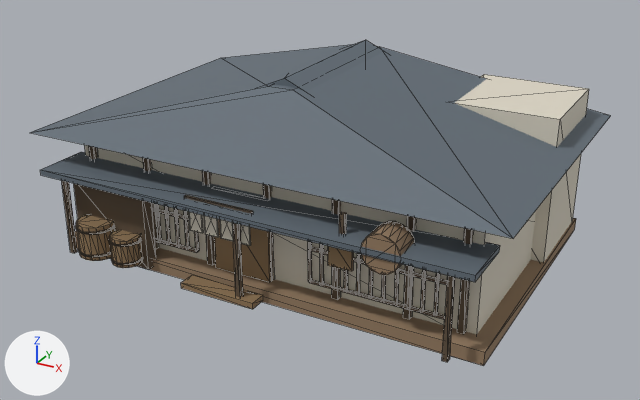
Renders of the glTF model godot/assets/models/asset_proof_sake_shop.glb from each side of a commit.
The view is the same before and after, from a camera (50 mm lens) standing at (10.9, -20.27, 11.27) and looking at (0.18, -0.78, 1.53). The lights are fixed; the arrows at lower left show +X, +Y and +Z. The older version comes first. Mesh edges are drawn as thin lines. Vertices at exactly the same position are counted once.

Names of what the first picture shows: 'asset_proof_sake_shop'.
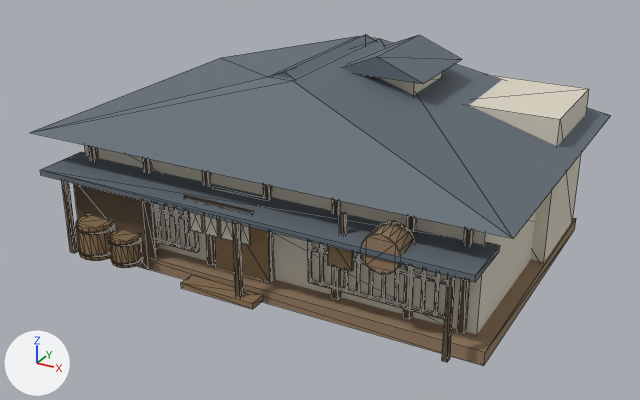
Location of each change, (x1, y1, x2, y2) in pixels of the pictures (640 x 400 px):
'asset_proof_sake_shop', reshaped
    before: (30, 40, 610, 366)
    after: (30, 34, 610, 366)
part 1 of me_立方體, added (pale yellow)
    after: (378, 72, 442, 95)
part 2 of me_立方體, built on
    before: (30, 40, 610, 238)
    after: (30, 34, 610, 238)

Patch to the scene script:
```diff
--- a/godot/assets/models/asset_proof_sake_shop.glb.py
+++ b/godot/assets/models/asset_proof_sake_shop.glb.py
@@ me_立方體 @@
 # used by ob_asset_proof_sake_shop; location = (0.0, 0.0, 0.0)
 # verts and faces of me_立方體; kept vertices keep their numbers, new ones are numbered from 682
 # before: 664 (-0.35, -2.45, 5.1) at pixel (268, 86), 665 (0.35, -2.45, 5.1) at pixel (292, 89), 666 (0.35, 2.45, 5.1) at pixel (379, 46), 667 (-0.35, 2.45, 5.1) at pixel (357, 43), 678 (0.0, -2.25, 5.3) at pixel (284, 78)
 # before: 681 (0.0, 2.25, 5.3) at pixel (365, 39)
-me_立方體.from_pydata(...)  # 682 vertices, 1098 faces; spans x -6.6..6.6, y -4.91..4.45, z 0.0..5.3
+me_立方體.from_pydata(...)  # 696 vertices, 1118 faces; spans x -6.6..6.6, y -4.91..4.45, z 0.0..5.64
+# me_立方體 part 1: a new loose piece, a box spanning x 0.77..2.53, y -0.1..1.8, z 4.6..5.12, in mat_plaster (pale yellow #ddd6c5)
+# me_立方體 part 2
+for i in [*range(664, 668)]: verts[i] += (0.0, 0.0, 0.23)
+verts[678] = (0.0, -2.25, 5.46)  # moved, pixel (284, 71)
+verts[681] = (0.0, 2.25, 5.46)  # moved, pixel (365, 34)
+verts[682] = (0.38, -0.5, 5.12)
+verts[683] = (2.92, -0.5, 5.12)  # pixel (423, 83)
+verts[684] = (1.65, -0.5, 5.64)  # pixel (376, 56)
+for new, old in zip([685, 686, 687], [682, 683, 684]): verts[new] = verts[old] + (0.0, 2.7, 0.0)
+faces += [(682, 684, 683), (685, 686, 687), (682, 685, 687), (682, 687, 684), (684, 687, 686), (683, 684, 686)]  # mat_kawara (greyish blue #616c76)
+faces += [(682, 683, 686), (682, 686, 685)]  # mat_kawara (greyish blue #616c76)
 me_立方體.materials.append(mat_earth)
```
